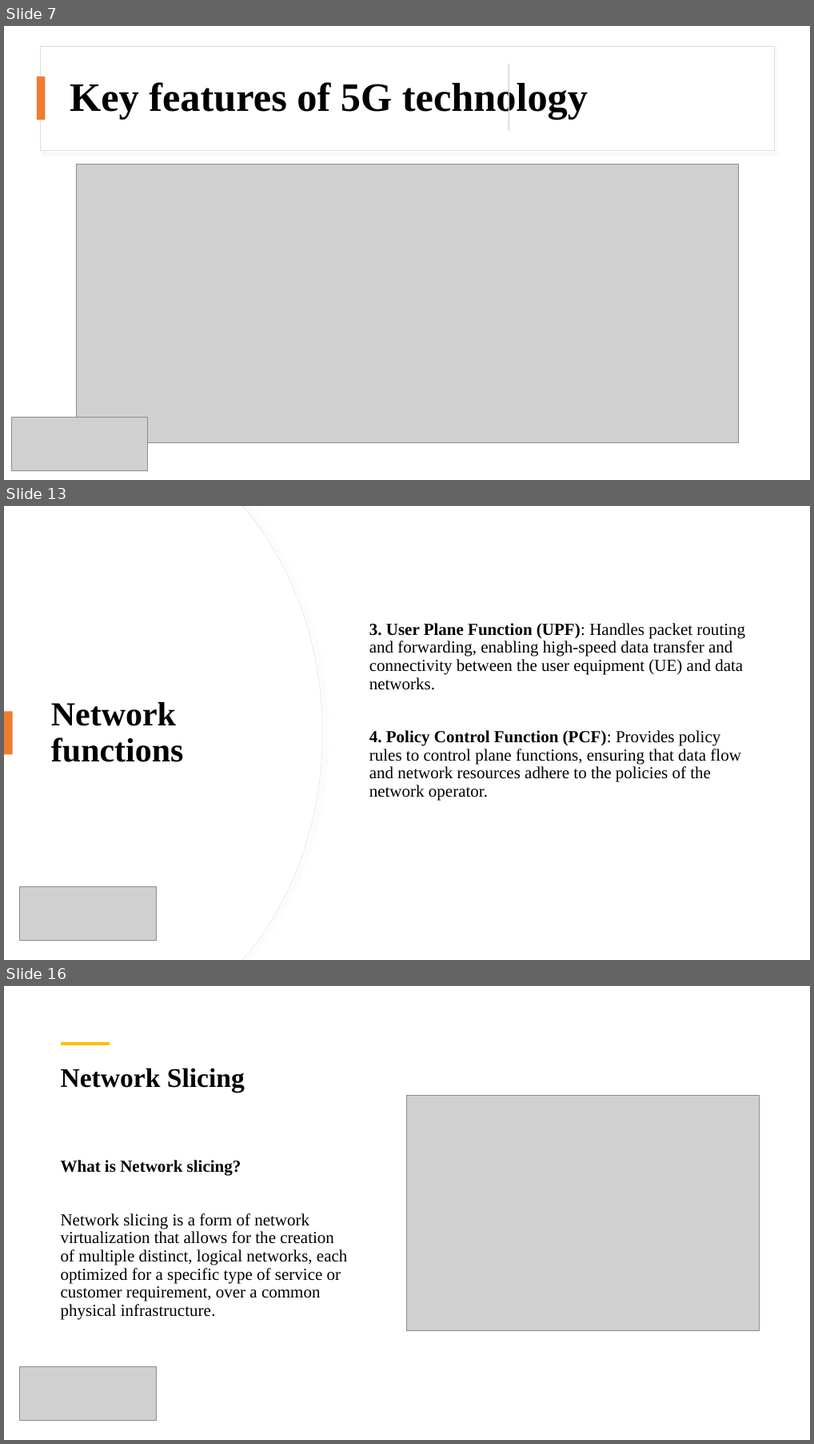
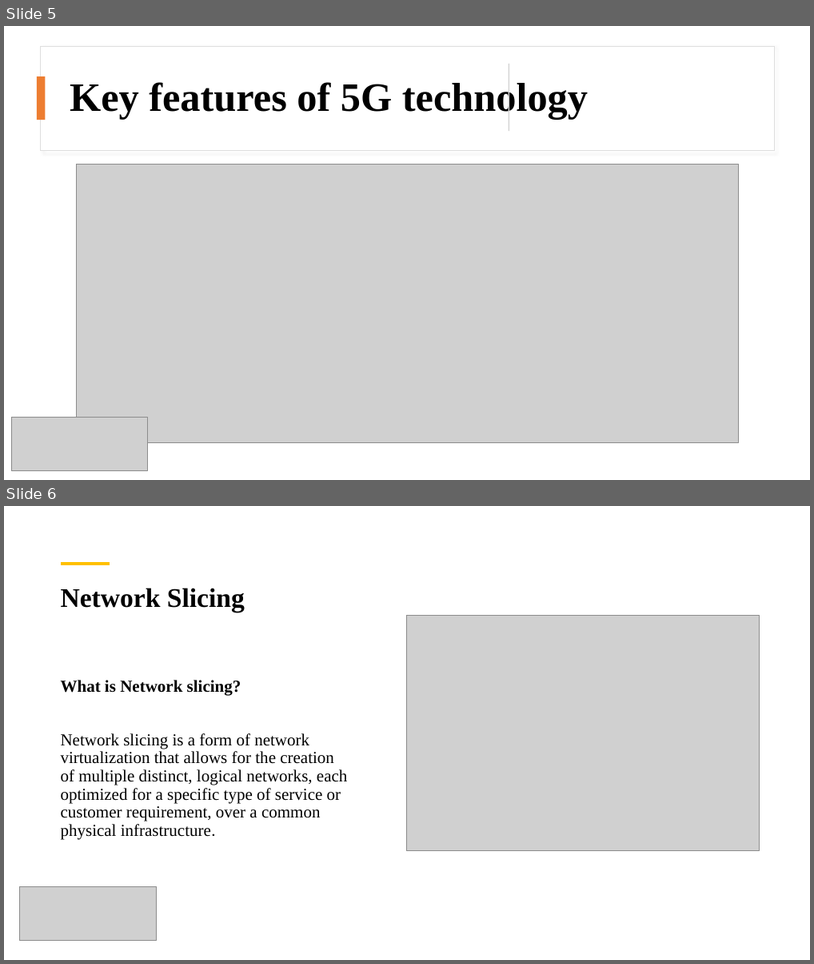
Before and after one commit to kushalprakash6/Standalone-5G-netowrk-simulation, a slide deck: Presentation/Presentation team_entropy.pptx. Shown one above the other, each under a label of ours: slides 7, 13 and 16 before the commit, slides 5 and 6 after it; the slides between them are not shown. The pictures are 814x1444 and 814x964 pixels, drawn with LibreOffice and Linux fonts; fonts in the diff are those of the drawing; grey boxes stand for pictures. Boxes give left, top, right and bottom in pixels: in the first picture for what was removed or moved away, otherwise in the second. Text is boxed around its words. In the diff, an @@ line names an element or a change of style, - is before the commit and + after.

Commit message:
Updated Network architecture in Presentation

```diff
--- a/Presentation/Presentation team_entropy.pptx
+++ b/Presentation/Presentation team_entropy.pptx
@@ slide 13 removed at (4,506,810,960), background #FFFFFF @@
@@ freeform shape removed at (4,506,323,960) @@
@@ freeform shape removed at (4,506,322,960) @@
@@ text removed at (370,623,746,800) @@
-3. User Plane Function (UPF): Handles packet routing and forwarding, enabling high-speed data transfer and connectivity between the user equipment (UE) and data networks.
-4. Policy Control Function (PCF): Provides policy rules to control plane functions, ensuring that data flow and network resources adhere to the policies of the network operator.
@@ rectangle removed at (4,711,13,755) @@
@@ title removed at (51,702,184,762) @@
-Network functions
@@ picture removed at (20,887,157,940) @@
@@ what was slide 7 is now slide 5 @@
@@ what was slide 16 is now slide 6 @@
```
Also in this commit, not shown: 4 slides changed, 1 slide added, 16 other slides removed.
